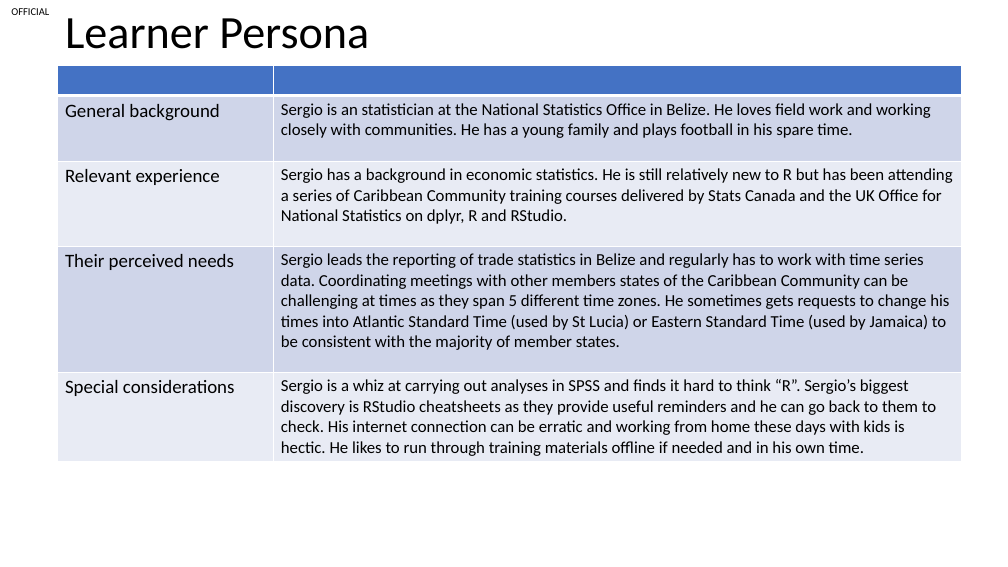
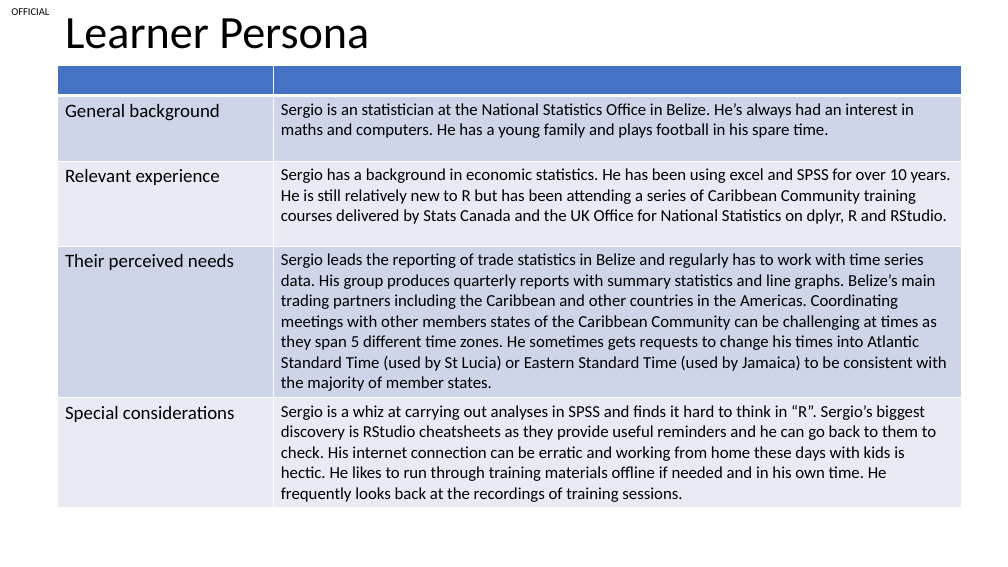
Before and after one commit to LaurieLBaker/r-studio-instructor-training, a slide deck: slide 1 of learner_persona/learner_persona_rit.pptm. Drawn at 1008x567 pixels with LibreOffice and Linux fonts; fonts in the diff are those of the drawing. Boxes give left, top, right and bottom in pixels: in the first picture for what was removed or moved away, otherwise in the second. Text is boxed around its words. In the diff, an @@ line names an element or a change of style, - is before the commit and + after.

Commit message:
Updating learner persona description

```diff
--- a/learner_persona/learner_persona_rit.pptm
+++ b/learner_persona/learner_persona_rit.pptm
@@ table at [57,65,962,506] @@
-row 2, column 2: Sergio is an statistician at the National Statistics Office in Belize. He loves field work and working closely with communities. He has a young family and plays football in his spare time.
+row 2, column 2: Sergio is an statistician at the National Statistics Office in Belize. He’s always had an interest in maths and computers. He has a young family and plays football in his spare time.
-row 3, column 2: Sergio has a background in economic statistics. He is still relatively new to R but has been attending a series of Caribbean Community training courses delivered by Stats Canada and the UK Office for National Statistics on dplyr, R and RStudio.
+row 3, column 2: Sergio has a background in economic statistics. He has been using excel and SPSS for over 10 years. He is still relatively new to R but has been attending a series of Caribbean Community training courses delivered by Stats Canada and the UK Office for National Statistics on dplyr, R and RStudio.
-row 4, column 2: Sergio leads the reporting of trade statistics in Belize and regularly has to work with time series data. Coordinating meetings with other members states of the Caribbean Community can be challenging at times as they span 5 different time zones. He sometimes gets requests to change his times into Atlantic Standard Time (used by St Lucia) or Eastern Standard Time (used by Jamaica) to be consistent with the majority of member states.
+row 4, column 2: Sergio leads the reporting of trade statistics in Belize and regularly has to work with time series data. His group produces quarterly reports with summary statistics and line graphs. Belize’s main trading partners including the Caribbean and other countries in the Americas. Coordinating meetings with other members states of the Caribbean Community can be challenging at times as they span 5 different time zones. He sometimes gets requests to change his times into Atlantic Standard Time (used by St Lucia) or Eastern Standard Time (used by Jamaica) to be consistent with the majority of member states.
-row 5, column 2: Sergio is a whiz at carrying out analyses in SPSS and finds it hard to think “R”. Sergio’s biggest discovery is RStudio cheatsheets as they provide useful reminders and he can go back to them to check. His internet connection can be erratic and working from home these days with kids is hectic. He likes to run through training materials offline if needed and in his own time.
+row 5, column 2: Sergio is a whiz at carrying out analyses in SPSS and finds it hard to think in “R”. Sergio’s biggest discovery is RStudio cheatsheets as they provide useful reminders and he can go back to them to check. His internet connection can be erratic and working from home these days with kids is hectic. He likes to run through training materials offline if needed and in his own time. He frequently looks back at the recordings of training sessions.
```
